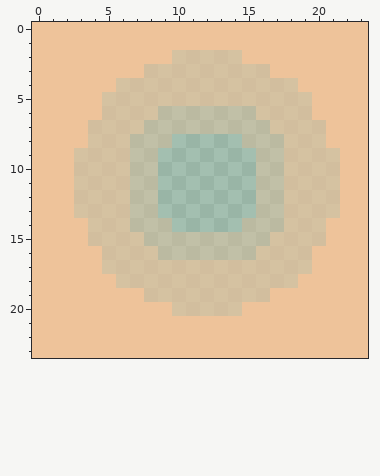
Two versions of one pixel-art sprite, assets/maps/desert/meta-map-sm.png. The first picture shows the starting point.
The file is 24x24 pixels. Colours within 5 levels of each other are drawn and written as one.
After:
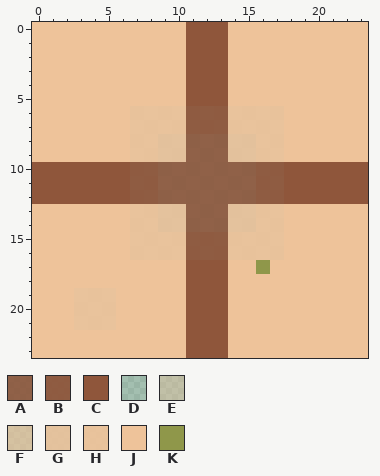
Palette (. is transparent): A #8f563be3  B #8f563bf0  C #8f563b  D #eec39a26  E #eec39a7c  F #eec39ab8  G #eec39ae3  H #eec39af0  J #eec39a  K #8f974a
Changes in this commit:
y 0..1: x 11..13 JJJ -> CCC
y 2: x 10..14 FFFFF -> JCCCJ
y 3: x 8..16 FFFFFFFFF -> JJJCCCJJJ
y 4: x 6..18 FFFFFFFFFFFFF -> JJJJJCCCJJJJJ
y 5: x 5..19 FFFFFFFFFFFFFFF -> JJJJJJCCCJJJJJJ
y 6: x 5..19 FFFFEEEEEEEFFFF -> JJHHHHBBBHHHHJJ
y 7: x 4..20 FFFFEEEEEEEEEFFFF -> JJJHHHHBBBHHHHJJJ
y 8: x 4..20 FFFEEEDDDDDEEEFFF -> JJJHHGGAAAGGHHJJJ
y 9: x 3..21 FFFFEEDDDDDDDEEFFFF -> JJJJHHGGAAAGGHHJJJJ
y 10..12: x 0..23 JJJFFFFEEDDDDDDDEEFFFFJJ -> CCCCCCCBBAAAAAAABBCCCCCC
y 13: x 3..21 FFFFEEDDDDDDDEEFFFF -> JJJJHHGGAAAGGHHJJJJ
y 14: x 4..20 FFFEEEDDDDDEEEFFF -> JJJHHGGAAAGGHHJJJ
y 15: x 4..20 FFFFEEEEEEEEEFFFF -> JJJHHHHBBBHHHHJJJ
y 16: x 5..19 FFFFEEEEEEEFFFF -> JJHHHHBBBHHHHJJ
y 17: x 5..19 FFFFFFFFFFFFFFF -> JJJJJJCCCJJKJJJ
y 18: x 6..18 FFFFFFFFFFFFF -> JJJJJCCCJJJJJ
y 19: x 3..5 JJJ -> HHH; x 8..16 FFFFFFFFF -> JJJCCCJJJ
y 20: x 3..5 JJJ -> HHH; x 10..14 FFFFF -> JCCCJ
y 21: x 3..5 JJJ -> HHH; x 11..13 JJJ -> CCC
y 22..23: x 11..13 JJJ -> CCC
